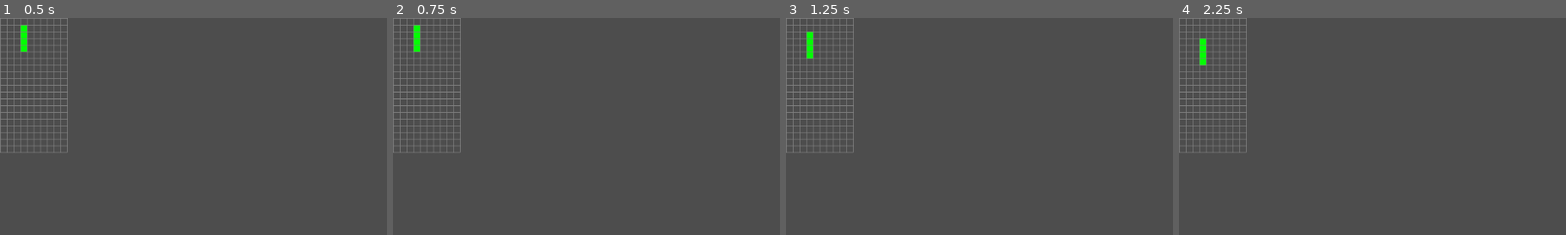
Above: before the commit, frames 1-4 (left to right).
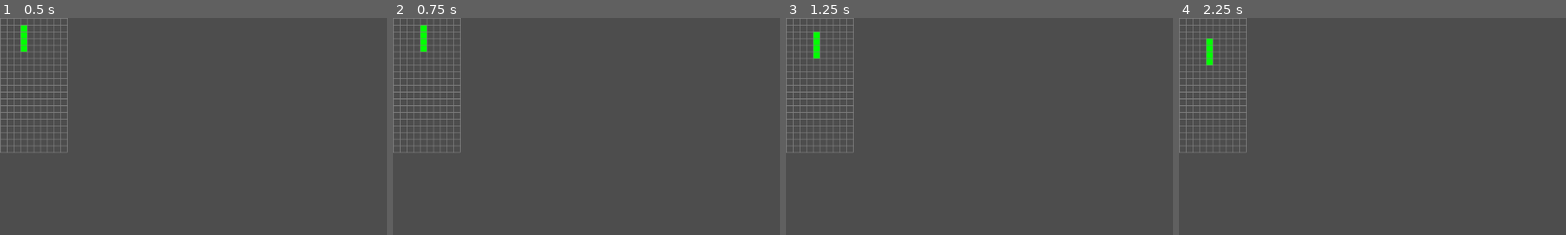
Above: after the commit, the same moments.

Repository: michaellawson96/Polyomino
Game: Godot game, scene res://scenes/Main.tscn
Same seed, same stepped clock (60 frames per second), same inputs: the game is played once before the commit and once after it.
Inputs:
- Up to frame 1 (0.5 s): no input
- Up to frame 2 (0.75 s): tap Enter at 0.5 s; hold Right (ui_right) from 0.53 s (still down)
- Up to frame 3 (1.25 s): keep holding Right (ui_right)
- Up to frame 4 (2.25 s): tap Space at 1.25 s; release Right (ui_right) at 1.28 s; hold Left (ui_left) 1.28-2.03 s; tap Enter at 2 s; hold Right (ui_right) from 2.03 s (still down)
The pictures show only the part of the screen within x 0-50%, y 0-50%; the shares and areas given below are measured in that part.

Frame 1 is identical in both runs. In frame 2, 0.4% of the frame differs, in the area x 5-9%, y 3-16%; in frame 3, 0.4%; in frame 4, 0.4%.

Commit message:
PTP2 Step 6 - Add Horizontal Movement

Diff:
--- a/scripts/Board.gd
+++ b/scripts/Board.gd
@@ -96,3 +96,32 @@
 	poly.initialize(cell_size, Vector2(3, 2), shape_data.blocks, Color.GREEN)
 	_update_cell_size_for_children()
 # === End Test Code ===
+
+# === Input ===
+func _unhandled_input(event: InputEvent) -> void:
+	# Single-step per key press (no autorepeat here).
+	if event.is_action_pressed("ui_left"):
+		_nudge_active_piece(-1)
+	elif event.is_action_pressed("ui_right"):
+		_nudge_active_piece(1)
+
+# Move the current falling piece horizontally by dir (-1 left, +1 right)
+func _nudge_active_piece(dir: int) -> void:
+	var piece := _get_active_polyomino()
+	if piece == null:
+		return
+
+	# No boundary/collision checks yet (separate tasks). Just move.
+	piece.grid_position.x += dir
+	piece.position = (piece.grid_position * piece.cell_size).floor()
+
+# Returns the current active piece (first child in the container).
+# If you later track "active" explicitly, update this method.
+func _get_active_polyomino() -> Polyomino:
+	# Prefer the last added child to feel like “topmost” is active
+	var count := polyomino_container.get_child_count()
+	for i in range(count - 1, -1, -1):
+		var p := polyomino_container.get_child(i) as Polyomino
+		if p != null:
+			return p
+	return null
